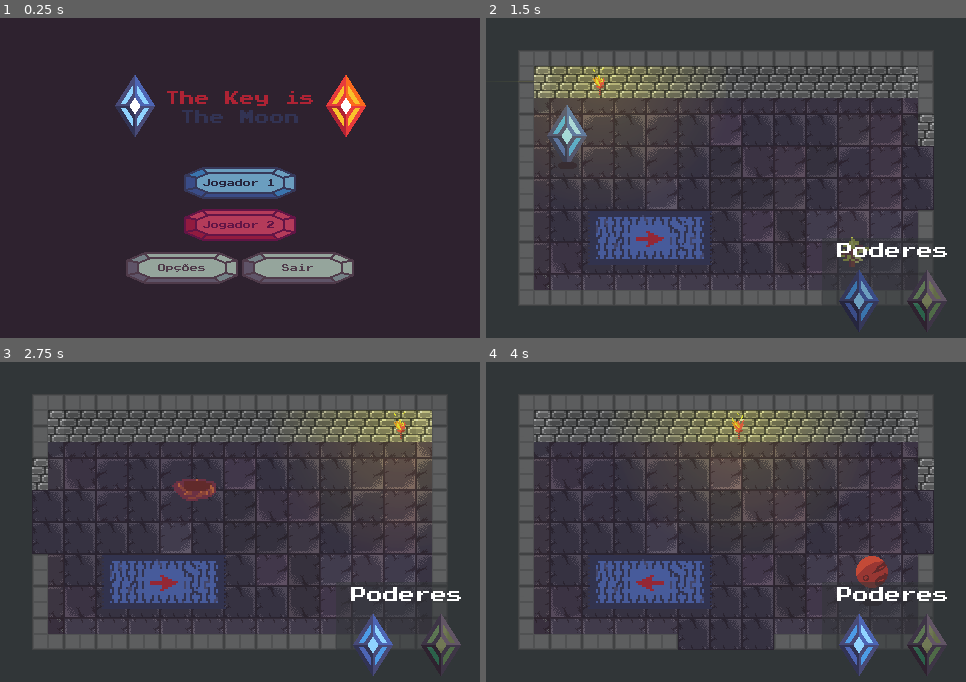
Above: before the commit, frames 1-4 (two rows, left to right).
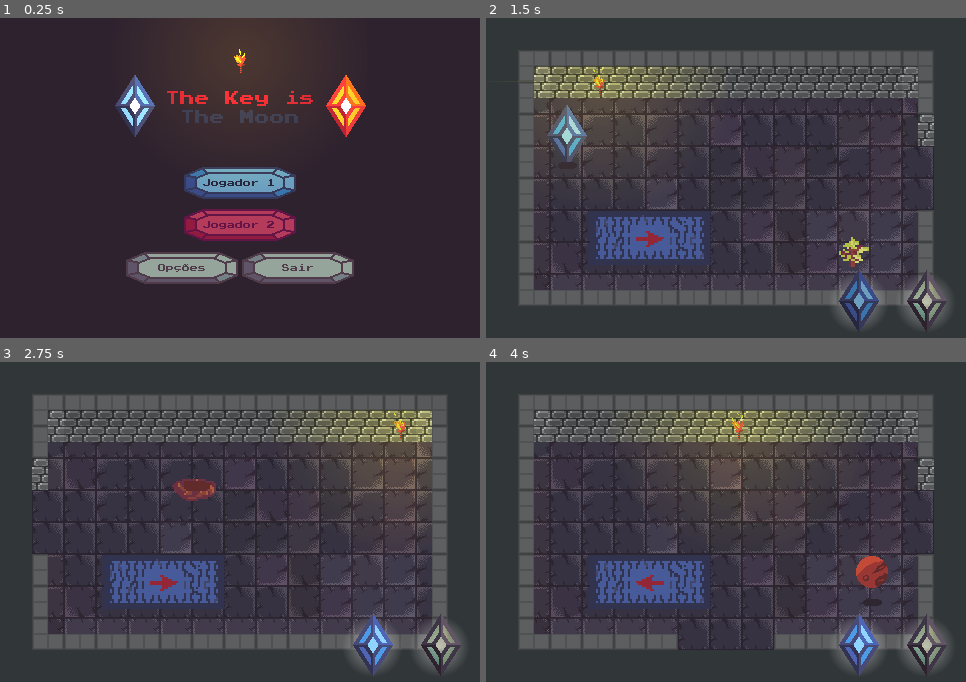
Above: after the commit, the same moments.

Repository: FelipePM01/Labirinto
Game: Godot game, scene res://Menu/MainMenu.tscn
The game is run twice, just before and just after one commit, with the same random seed, the same clock (stepped at 60 frames per second) and the same inputs.
Inputs (mouse positions are in pixels of both pictures, inside the frame that each line leads up to):
- Up to frame 1 (0.25 s): no input
- Up to frame 2 (1.5 s): click (726, 184) at 0.5 s; move the mouse to (534, 178) at 1.27 s; click (534, 178) at 1.42 s
- Up to frame 3 (2.75 s): click (374, 643) at 2 s
- Up to frame 4 (4 s): click (860, 643) at 2.75 s; click (860, 643) at 3.5 s

The runs differ from the first frame. In frame 1, 2.1% of the frame differs, in the area x 28-72%, y 3-31%; in frame 2, 2.0%; in frame 3, 1.8%; in frame 4, 1.8%.

Commit message:
ui modificada

Diff:
--- a/Godot/Menu/MainMenu.tscn
+++ b/Godot/Menu/MainMenu.tscn
@@ -13,6 +13,7 @@
 [ext_resource path="res://Assets/Sprites/Menu/Voltar_pressed.png" type="Texture" id=11]
 [ext_resource path="res://Assets/Fonts/PressStart2P-Regular.ttf" type="DynamicFontData" id=12]
 [ext_resource path="res://Menu/MenuOpcoes.gd" type="Script" id=13]
+[ext_resource path="res://Game/Objects/Torch.tscn" type="PackedScene" id=14]
 [ext_resource path="res://Assets/Sprites/Menu/Voltar.png" type="Texture" id=15]
 [ext_resource path="res://Assets/Sprites/Menu/Logo1.png" type="Texture" id=16]
 [ext_resource path="res://Audio/Audio.tscn" type="PackedScene" id=17]
@@ -40,6 +41,9 @@
 __meta__ = {
 "_edit_use_anchors_": false
 }
+
+[node name="Torch" parent="." instance=ExtResource( 14 )]
+position = Vector2( 238.98, 42.7018 )
 
 [node name="Music" parent="." instance=ExtResource( 17 )]
 stream = ExtResource( 20 )
--- a/Godot/UI/UI.tscn
+++ b/Godot/UI/UI.tscn
@@ -18,6 +18,7 @@
 [ext_resource path="res://Audio/Audio.tscn" type="PackedScene" id=16]
 [ext_resource path="res://Assets/Music/Fantasia_in_F_minor_by_Franz_Schubert,_D.940_(Op._posth._103).ogg" type="AudioStream" id=17]
 [ext_resource path="res://Assets/Sounds/Crystal.ogg" type="AudioStream" id=18]
+[ext_resource path="res://Assets/Sprites/UI/Brilho.png" type="Texture" id=19]
 
 [sub_resource type="Animation" id=1]
 resource_name = "Fade"
@@ -267,17 +268,6 @@
 stream = ExtResource( 17 )
 is_music = true
 
-[node name="ColorRect" type="ColorRect" parent="."]
-margin_left = 336.0
-margin_top = 220.0
-margin_right = 481.0
-margin_bottom = 322.0
-mouse_filter = 1
-color = Color( 0.192157, 0.211765, 0.219608, 0.52549 )
-__meta__ = {
-"_edit_use_anchors_": false
-}
-
 [node name="Poderes" type="MarginContainer" parent="."]
 margin_left = 341.0
 margin_top = 225.0
@@ -285,6 +275,7 @@
 margin_bottom = 315.0
 mouse_filter = 1
 __meta__ = {
+"_edit_lock_": true,
 "_edit_use_anchors_": false
 }
 
@@ -298,7 +289,6 @@
 margin_bottom = 16.0
 mouse_filter = 1
 custom_fonts/font = SubResource( 7 )
-text = "Poderes"
 align = 1
 valign = 1
 
@@ -316,6 +306,17 @@
 "_edit_use_anchors_": false
 }
 
+[node name="Brilho" type="TextureRect" parent="Poderes/VBoxContainer/HBoxContainer/MainCrystal"]
+margin_left = -0.28064
+margin_top = 1.09174
+margin_right = 127.719
+margin_bottom = 129.092
+rect_scale = Vector2( 0.5, 0.5 )
+texture = ExtResource( 19 )
+__meta__ = {
+"_edit_use_anchors_": false
+}
+
 [node name="Empty" type="TextureRect" parent="Poderes/VBoxContainer/HBoxContainer/MainCrystal"]
 margin_right = 40.0
 margin_bottom = 40.0
@@ -348,6 +349,17 @@
 margin_right = 132.0
 margin_bottom = 64.0
 texture = ExtResource( 5 )
+__meta__ = {
+"_edit_use_anchors_": false
+}
+
+[node name="Brilho2" type="TextureRect" parent="Poderes/VBoxContainer/HBoxContainer/ExtraCrystal"]
+margin_left = -0.874878
+margin_top = 1.09174
+margin_right = 127.125
+margin_bottom = 129.092
+rect_scale = Vector2( 0.5, 0.5 )
+texture = ExtResource( 19 )
 __meta__ = {
 "_edit_use_anchors_": false
 }
Binary file added: Godot/Assets/Sprites/UI/Brilho.png
Not shown, added: Godot/Assets/Sprites/UI/Brilho.png.import
Not shown: 1 places in Godot/Menu/MainMenu.tscn that only renumber resources
Not shown: 1 places in Godot/UI/UI.tscn that only renumber resources
